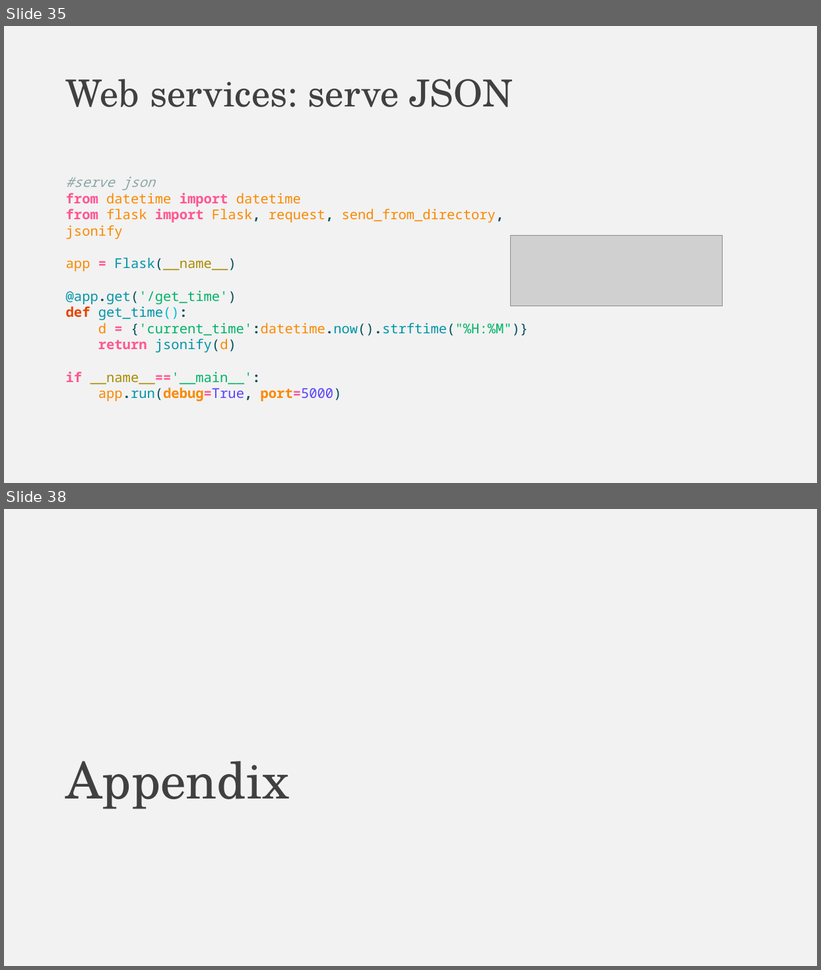
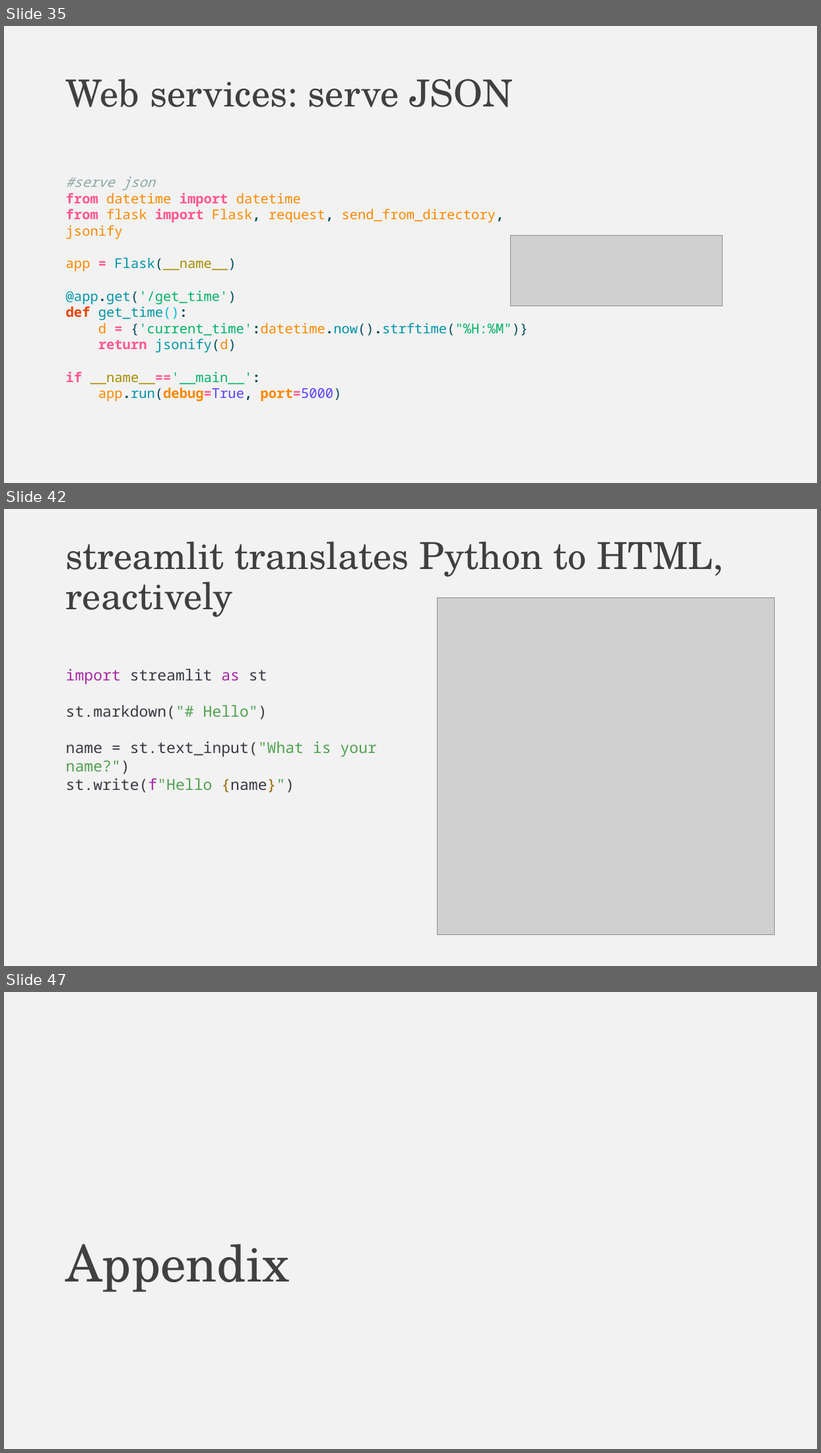
Before and after one commit to falconair/ProgrammingForAnalytics, a slide deck: lectures/075_web_under_the_hood/The web, under the hood.pptx. Shown one above the other, each under a label of ours: slides 35 and 38 before the commit, slides 35, 42 and 47 after it; the slides between them are not shown. The pictures are 821x970 and 821x1453 pixels, drawn with LibreOffice and Linux fonts; fonts in the diff are those of the drawing; grey boxes stand for pictures. Boxes give left, top, right and bottom in pixels: in the first picture for what was removed or moved away, otherwise in the second. Text is boxed around its words. In the diff, an @@ line names an element or a change of style, - is before the commit and + after.

```diff
--- a/lectures/075_web_under_the_hood/The web, under the hood.pptx
+++ b/lectures/075_web_under_the_hood/The web, under the hood.pptx
@@ slide 42 added at bbox=[4, 509, 817, 966], background #F2F2F2 @@
@@ title added at bbox=[66, 541, 723, 617], 44 pt, text #404040 @@
+streamlit translates Python to HTML, reactively
@@ picture added at bbox=[438, 598, 774, 935] @@
@@ text added at bbox=[66, 669, 377, 793], 18 pt, text #383A42 @@
+import streamlit as st
+st.markdown("# Hello")
+name = st.text_input("What is your name?")
+st.write(f"Hello {name}")
@@ what was slide 38 is now slide 47 @@
```
Also in this commit, not shown: 2 slides changed, 8 other slides added, 6 other files.
